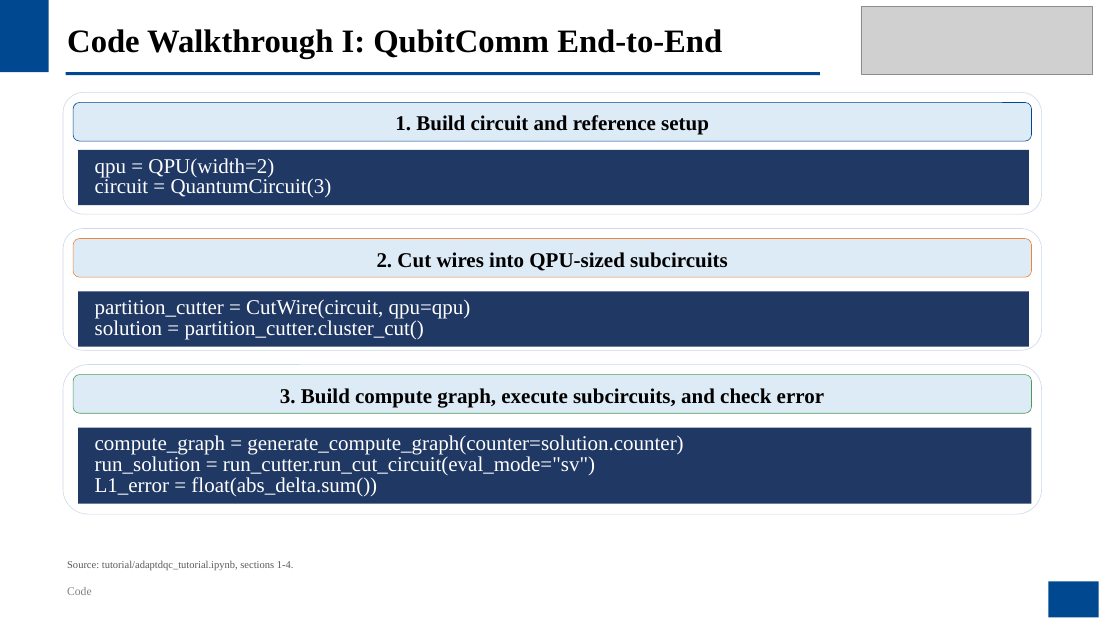
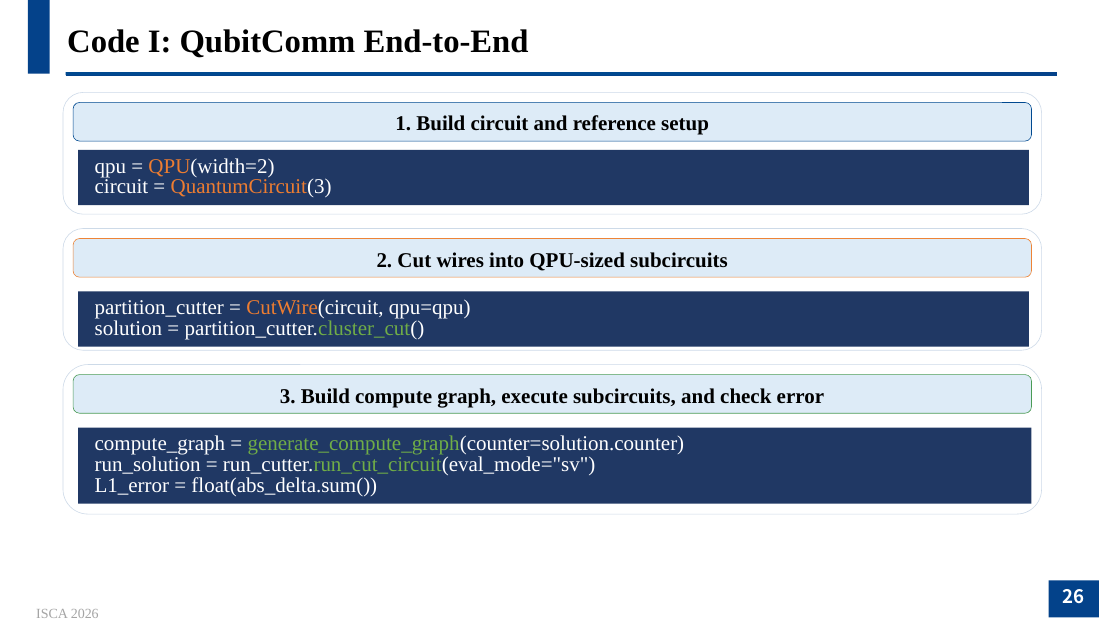
Before and after one commit to JanusQ/Janus4, a slide deck: slide 26 of adaptiveQC/pptx/AdaptDQC_Adaptive_Distributed_Quantum_Computing_With_Quantitative_Performance_Analysis.pptx (slide 30 before the commit). Drawn at 1120x630 pixels with LibreOffice and Linux fonts; fonts in the diff are those of the drawing; grey boxes stand for pictures; background and template pictures are left out. Boxes give left, top, right and bottom in pixels: in the first picture for what was removed or moved away, otherwise in the second. Text is boxed around its words. In the diff, an @@ line names an element or a change of style, - is before the commit and + after.

```diff
--- a/adaptiveQC/pptx/AdaptDQC_Adaptive_Distributed_Quantum_Computing_With_Quantitative_Performance_Analysis.pptx
+++ b/adaptiveQC/pptx/AdaptDQC_Adaptive_Distributed_Quantum_Computing_With_Quantitative_Performance_Analysis.pptx
@@ rectangle removed at (0,0,1120,630) @@
@@ rectangle removed at (0,0,49,72) @@
@@ text at (67,29,529,58): text changed @@
-Code Walkthrough I: QubitComm End-to-End
+Code I: QubitComm End-to-End
@@ picture removed at (861,7,1092,74) @@
@@ line added from (66, 74) to (1058, 74), #04428A 3 pt @@
@@ rectangle "qpu = QPU(width=2)" at (78,150,1029,206): text colour #FFFFFF to #ED7D31 in "QPU(width=2)", "QuantumCircuit(3)" @@
@@ rectangle "partition_cutter = CutWire(circuit, qpu=qpu)" at (78,292,1029,347): text colour #FFFFFF to #ED7D31 in "CutWire(circuit,"; text colour #FFFFFF to #70AD47 in "partition_cutter.cluster_cut()" @@
@@ text in rectangle at (95,435,685,475): text colour #FFFFFF to #70AD47 in "generate_compute_graph(counter=solution.counter)", "run_cutter.run_cut_circuit(eval_mode="sv")" @@
@@ text removed at (67,560,294,570) @@
-Source: tutorial/adaptdqc_tutorial.ipynb, sections 1-4.
@@ text removed at (67,587,92,595) @@
-Code
@@ rectangle removed at (1049,581,1099,618) @@
@@ page number added at (1049,581,1099,618), fill #03428A, 16 pt, text #FFFFFF, bold @@
+26
@@ text added at (36,609,99,618), 12 pt, text #A5A5A5 @@
+ISCA 2026
```
Also in this commit, not shown: 23 other slides changed, 4 slides added, 7 slides removed, 1 other file.
